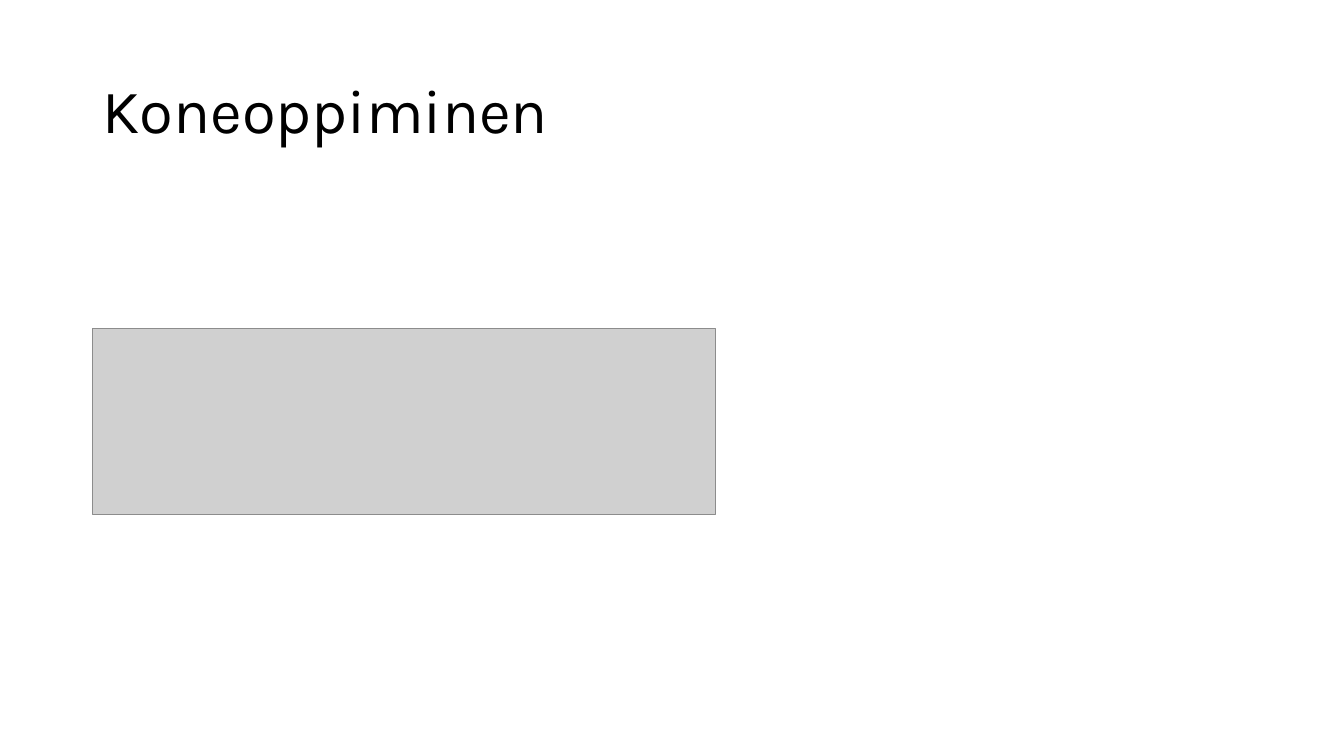
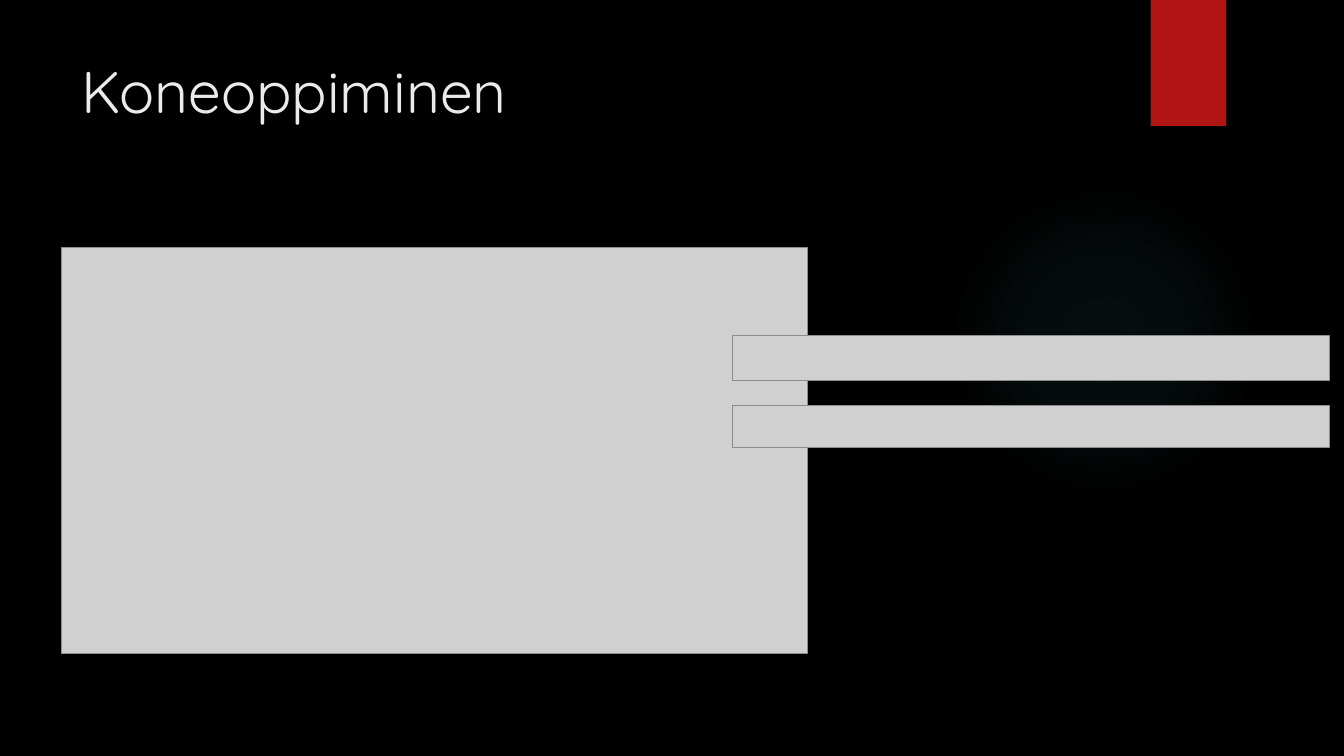
Before and after one commit to Makeezi/nlp, a slide deck: slide 4 of mlm.pptx. Drawn at 1344x756 pixels with LibreOffice and Linux fonts; fonts in the diff are those of the drawing; grey boxes stand for pictures; background and template pictures are left out. Boxes give left, top, right and bottom in pixels: in the first picture for what was removed or moved away, otherwise in the second. Text is boxed around its words. In the diff, an @@ line names an element or a change of style, - is before the commit and + after.

```diff
--- a/mlm.pptx
+++ b/mlm.pptx
@@ background #FFFFFF to picture (left out) @@
@@ rectangle added at <box>1150,0,1226,126</box>, fill #B01513 @@
@@ title "Koneoppiminen": place and size @@
-title "Koneoppiminen" at <box>102,90,547,148</box>
+title "Koneoppiminen" at <box>81,72,506,125</box>
@@ title "Koneoppiminen" at <box>81,72,506,125</box>: size 44 to 42 pt, font Karla to Quicksand, text colour #000000 to #EBEBEB; line spacing 0.9 to 1; vertical alignment middle to top @@
@@ ellipse added at <box>949,185,1259,495</box>, fill gradient #50B9C1 @@
@@ picture added at <box>62,248,808,653</box> @@
@@ picture removed at <box>93,329,716,514</box> @@
@@ picture added at <box>732,335,1329,380</box> @@
@@ picture added at <box>732,405,1329,448</box> @@
```
Also in this commit, not shown: 4 other slides changed, 1 slide added, 1 slide removed, 2 other files.
